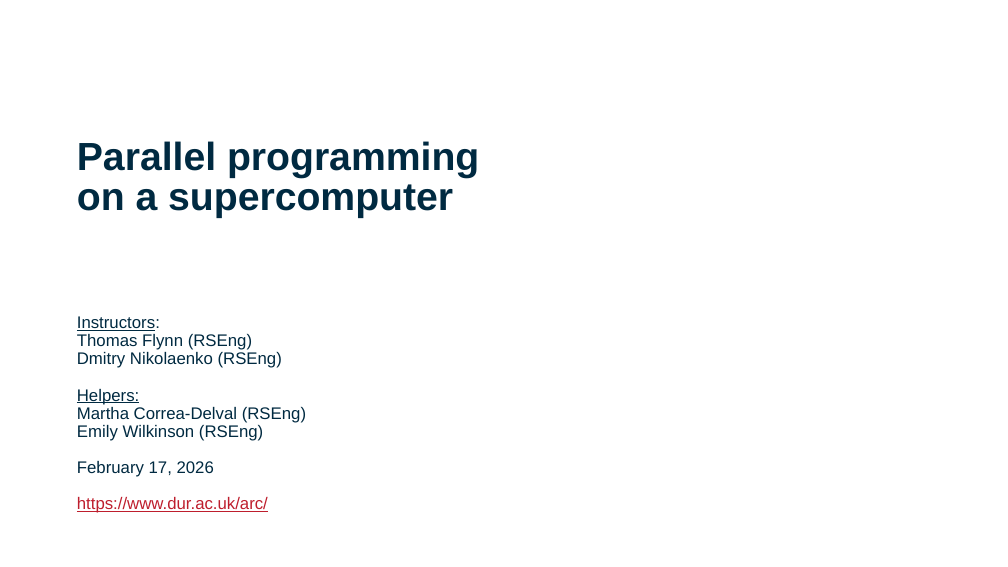
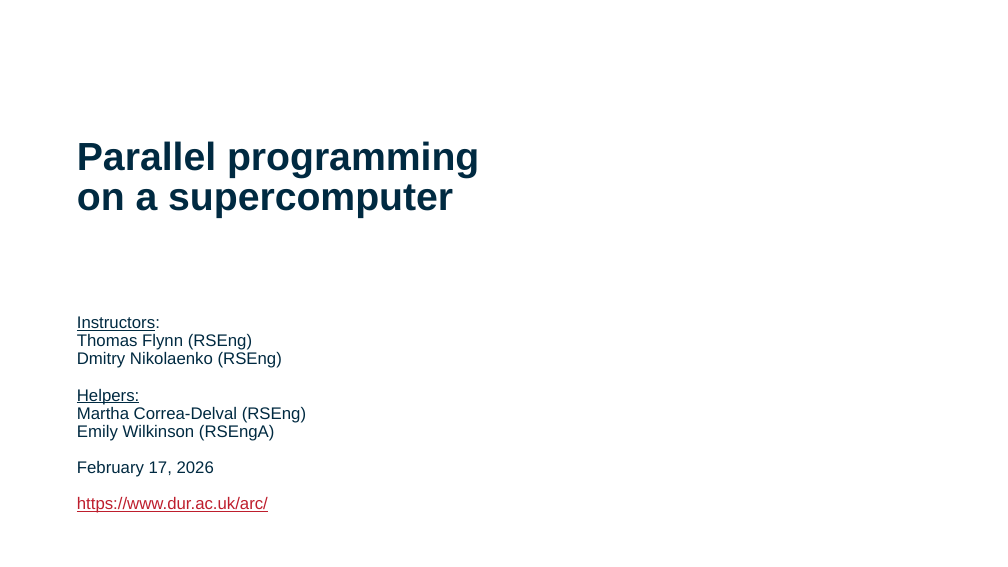
Before and after one commit to DurhamARC-Training/BasicParallelProgramming, a slide deck: slide 1 of OpenMPMPIShortCourse_Winter2026.odp. Drawn at 1008x567 pixels with LibreOffice and Linux fonts; fonts in the diff are those of the drawing; background and template pictures are left out. Boxes give left, top, right and bottom in pixels: in the first picture for what was removed or moved away, otherwise in the second. Text is boxed around its words. In the diff, an @@ line names an element or a change of style, - is before the commit and + after.

```diff
--- a/OpenMPMPIShortCourse_Winter2026.odp
+++ b/OpenMPMPIShortCourse_Winter2026.odp
@@ subtitle at [77, 425, 275, 441]: text changed @@
-Emily Wilkinson (RSEng)
+Emily Wilkinson (RSEngA)
```
Also in this commit, not shown: 2 other files.
